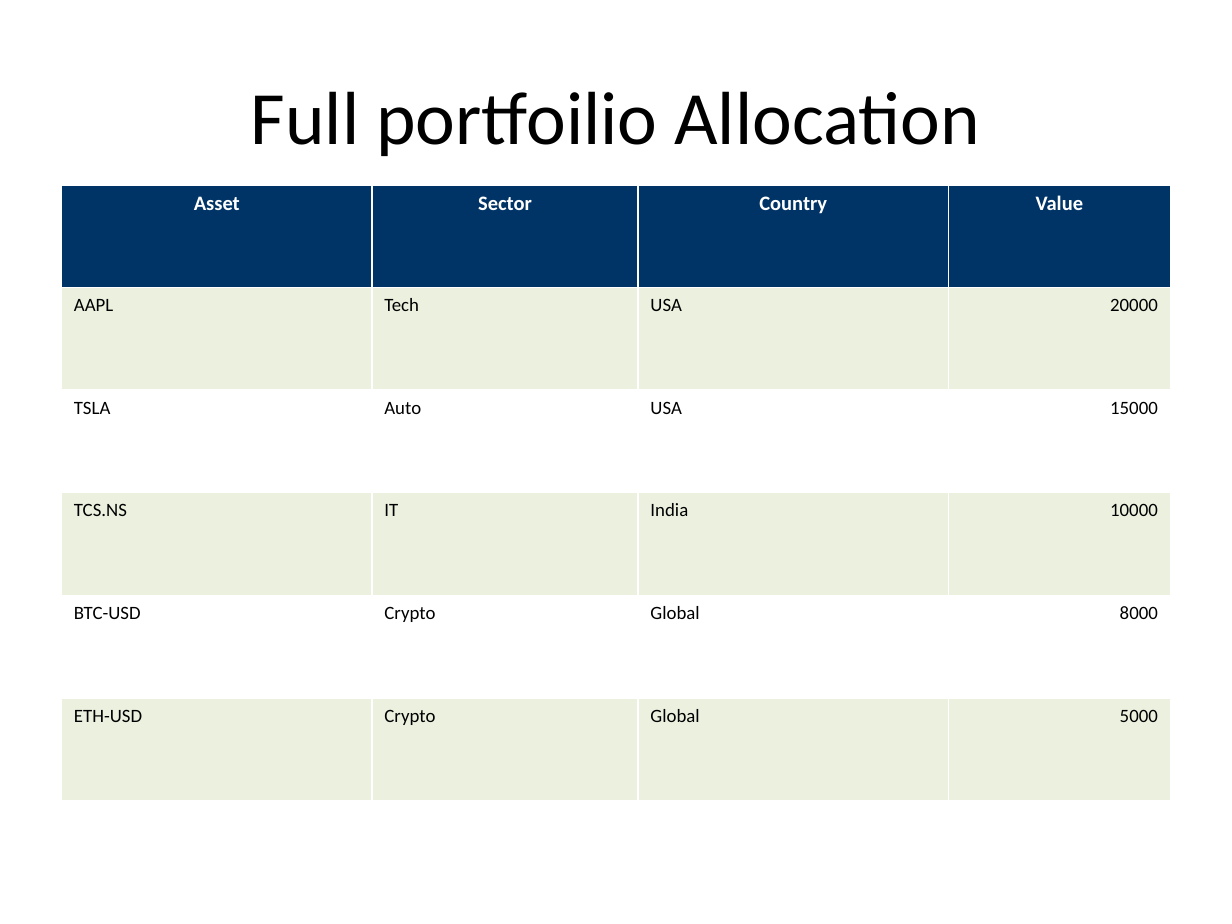
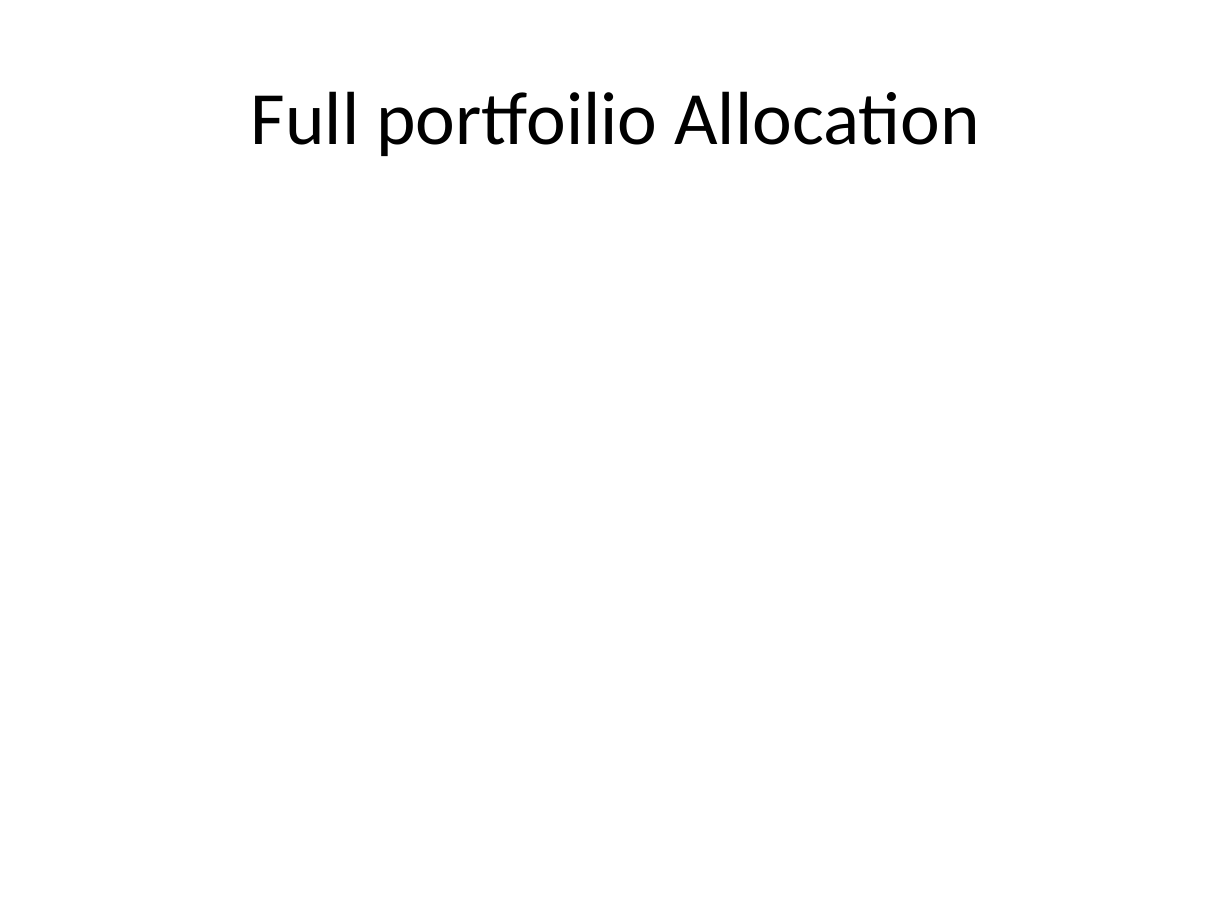
Before and after one commit to gaurav13407/FINEDECK-Excel-to-PPT-, a slide deck: slide 1 of examples/demo_PPT/output_demo.pptx. Drawn at 1232x924 pixels with LibreOffice and Linux fonts; fonts in the diff are those of the drawing. Boxes give left, top, right and bottom in pixels: in the first picture for what was removed or moved away, otherwise in the second. Text is boxed around its words. In the diff, an @@ line names an element or a change of style, - is before the commit and + after.

```diff
--- a/examples/demo_PPT/output_demo.pptx
+++ b/examples/demo_PPT/output_demo.pptx
@@ table removed at [62, 185, 1170, 801], 6 rows, 4 columns @@
-Asset | Sector | Country | Value
-AAPL | Tech | USA | 20000
-TSLA | Auto | USA | 15000
-TCS.NS | IT | India | 10000
-BTC-USD | Crypto | Global | 8000
-ETH-USD | Crypto | Global | 5000
```
Also in this commit, not shown: 1 other slide changed, 6 other files.
